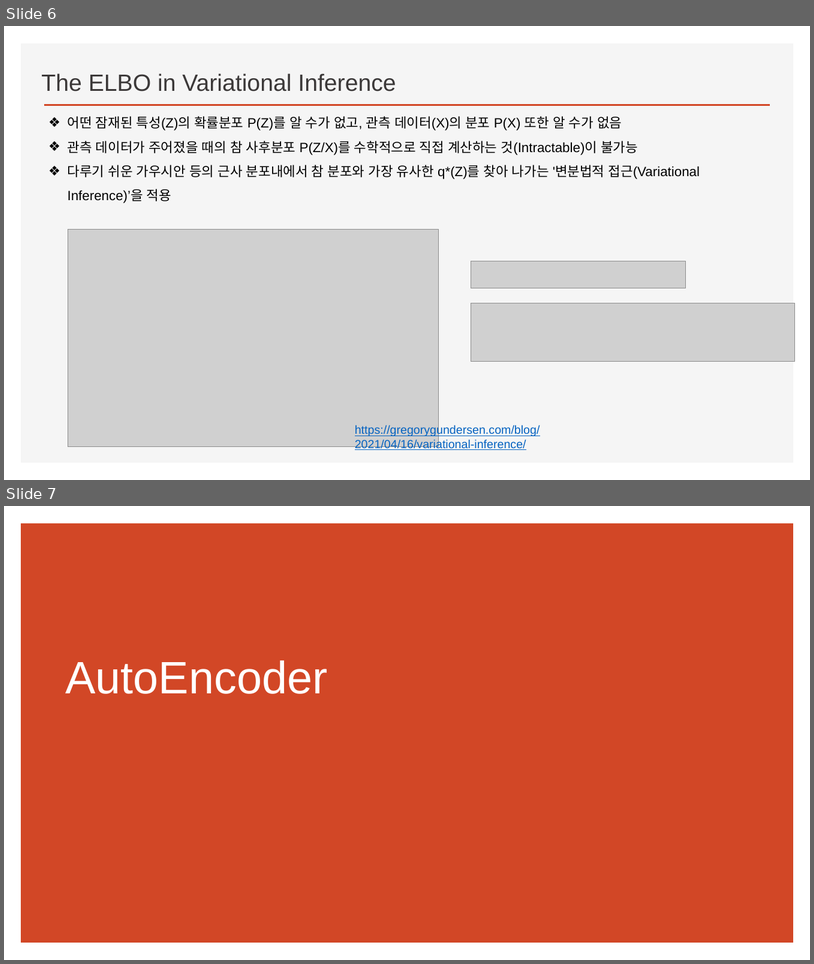
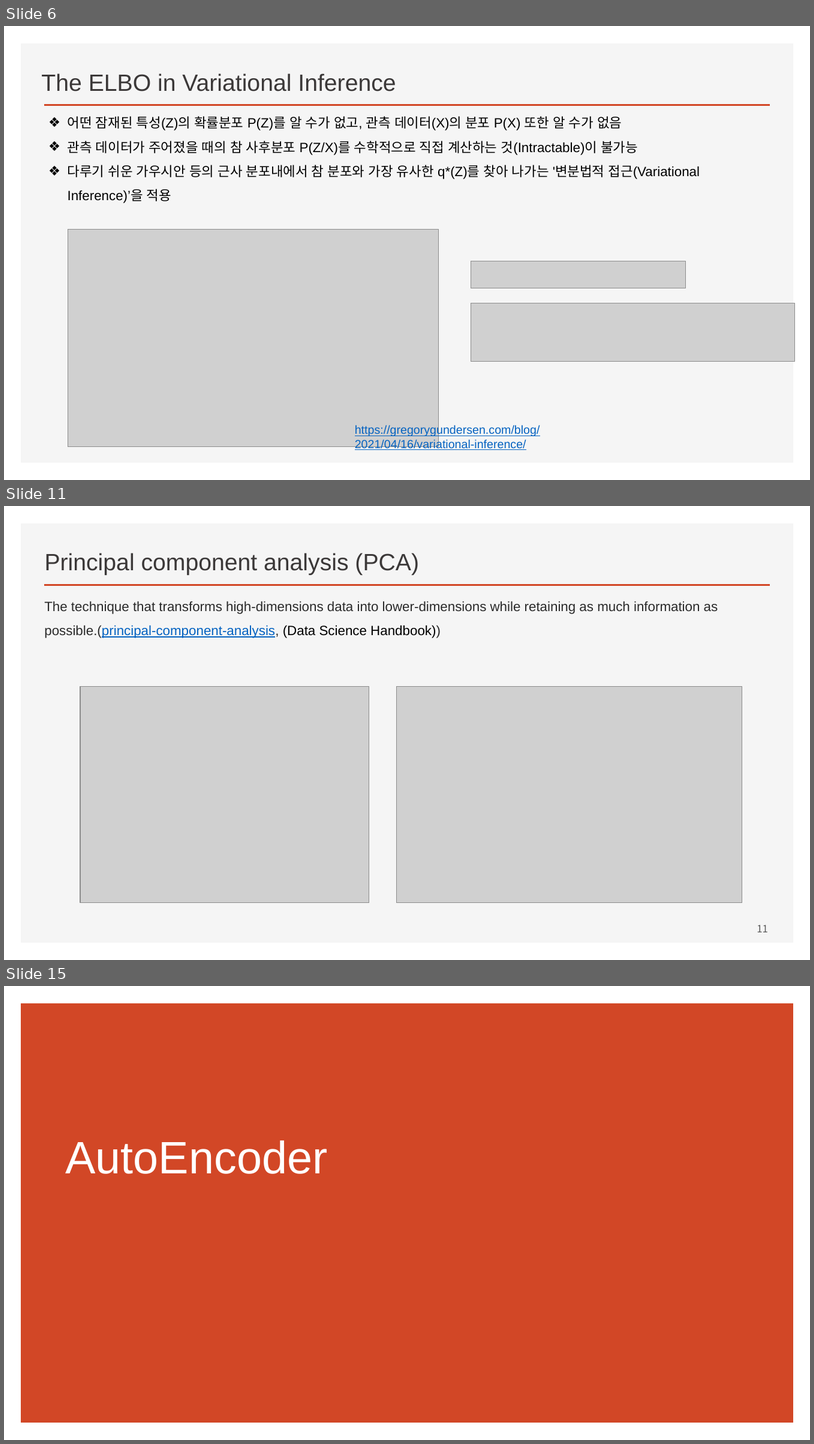
Before and after one commit to ancestor9/2026_Fall_AI-Literacy, a slide deck: Variational Autoencoders.pptx. Shown one above the other, each under a label of ours: slides 6 and 7 before the commit, slides 6, 11 and 15 after it; the slides between them are not shown. The pictures are 814x964 and 814x1444 pixels, drawn with LibreOffice and Linux fonts; fonts in the diff are those of the drawing; grey boxes stand for pictures; background and template pictures are left out. Boxes give left, top, right and bottom in pixels: in the first picture for what was removed or moved away, otherwise in the second. Text is boxed around its words. In the diff, an @@ line names an element or a change of style, - is before the commit and + after.

```diff
--- a/Variational Autoencoders.pptx
+++ b/Variational Autoencoders.pptx
@@ slide 11 added at (4,506,810,960), background #FFFFFF; not listed: 2 template elements that a slide beside it also shows @@
@@ title added at (45,553,419,575), 28 pt, text #3B3838 @@
+Principal component analysis (PCA)
@@ text added at (44,601,719,638), 16 pt, text #2A2A2A @@
+The technique that transforms high-dimensions data into lower-dimensions while retaining as much information as possible.(principal-component-analysis, (Data Science Handbook))
@@ picture added at (80,687,369,903) @@
@@ picture added at (396,687,743,903) @@
@@ page number added at (757,924,768,932), 12 pt, text #595959 @@
+11
@@ what was slide 7 is now slide 15 @@
```
Also in this commit, not shown: 8 other slides added.
